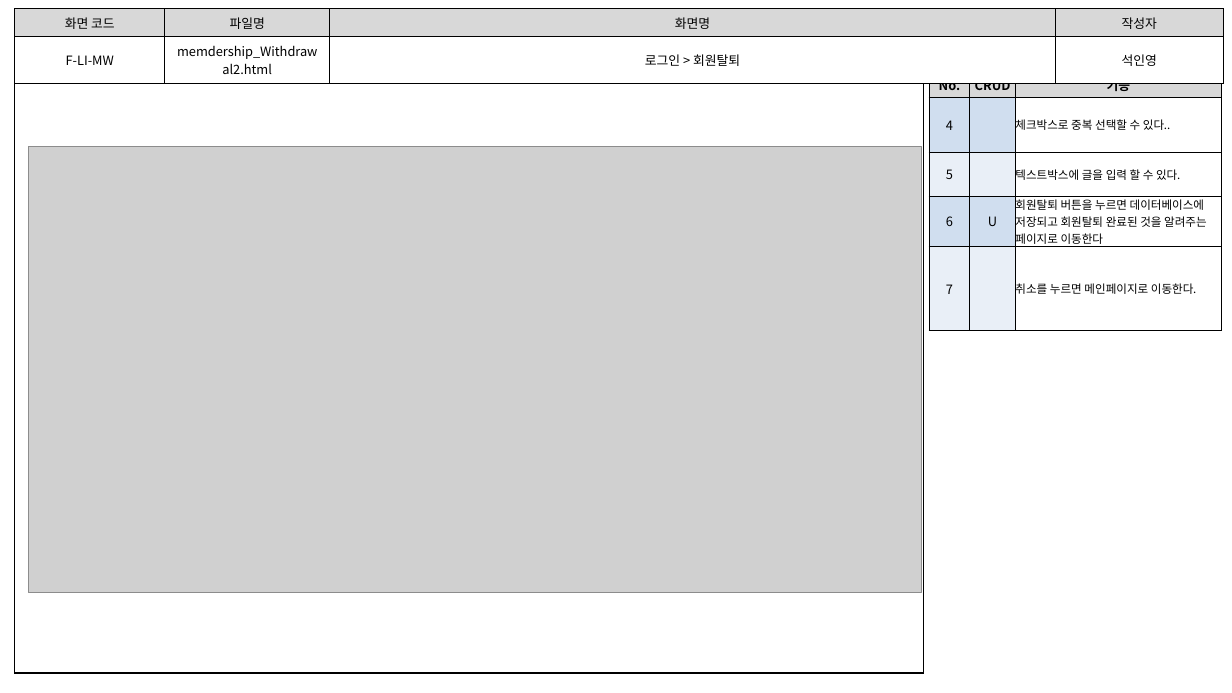
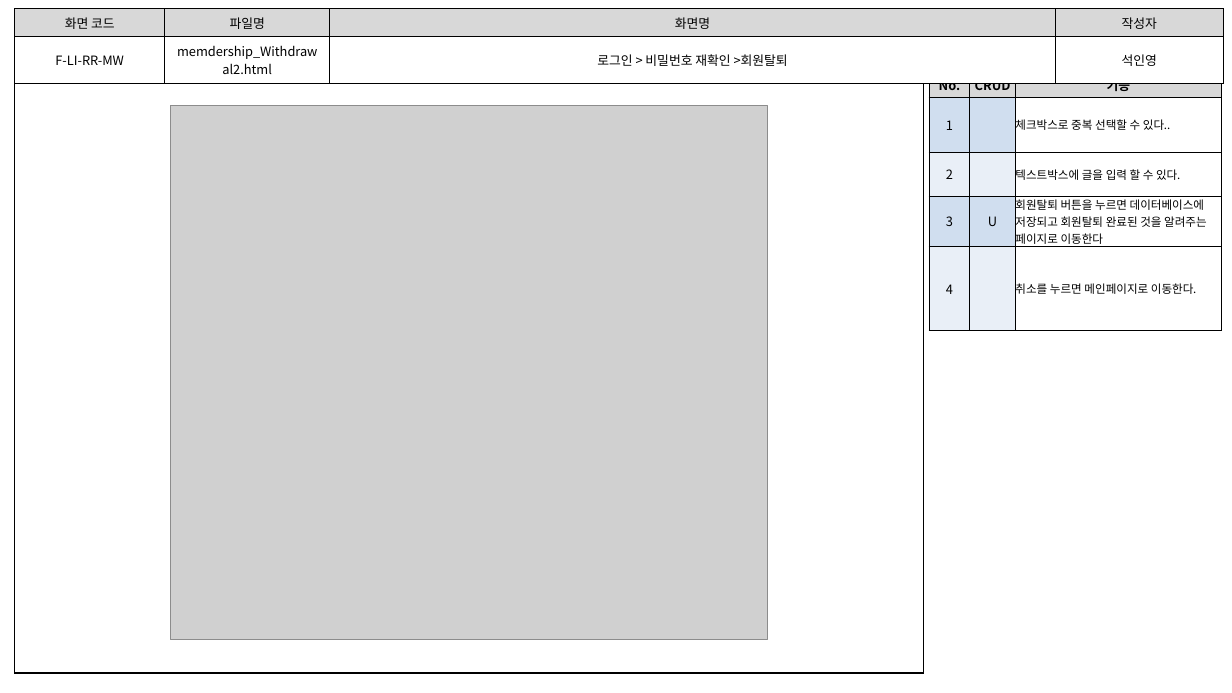
Before and after one commit to index506/cosmo6th_3thGroup, a slide deck: slide 12 of Text/02.화면설계도/3th_Project_화면 설계도(인영).pptx. Drawn at 1232x693 pixels with LibreOffice and Linux fonts; fonts in the diff are those of the drawing; grey boxes stand for pictures. Boxes give left, top, right and bottom in pixels: in the first picture for what was removed or moved away, otherwise in the second. Text is boxed around its words. In the diff, an @@ line names an element or a change of style, - is before the commit and + after.

```diff
--- a/Text/02.화면설계도/3th_Project_화면 설계도(인영).pptx
+++ b/Text/02.화면설계도/3th_Project_화면 설계도(인영).pptx
@@ table at [15,8,1224,311] @@
-row 2, column 1: F-LI-MW
+row 2, column 1: F-LI-RR-MW
-row 2, column 3: 로그인 > 회원탈퇴
+row 2, column 3: 로그인 > 비밀번호 재확인 >회원탈퇴
@@ table at [930,73,1223,376] @@
-row 2, column 1: 4
+row 2, column 1: 1
-row 3, column 1: 5
+row 3, column 1: 2
-row 4, column 1: 6
+row 4, column 1: 3
-row 5, column 1: 7
+row 5, column 1: 4
@@ picture: place and size @@
-picture at [29,146,921,592]
+picture at [170,106,768,640]
```
Also in this commit, not shown: 6 other slides changed, 2 other files.
